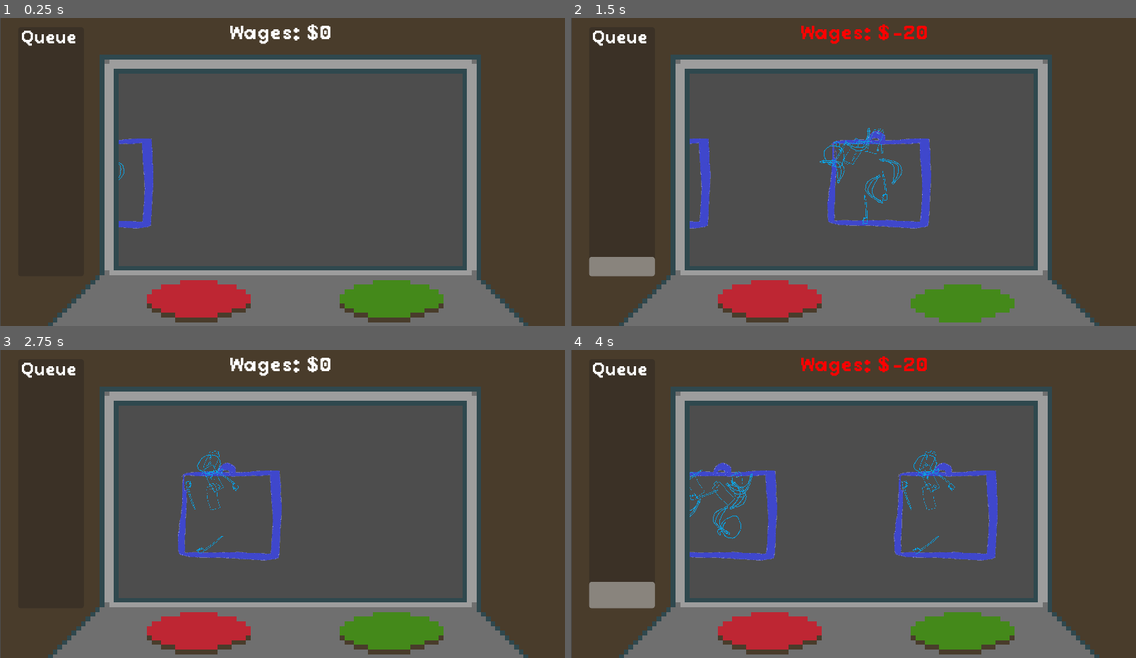
Above: before the commit, frames 1-4 (two rows, left to right).
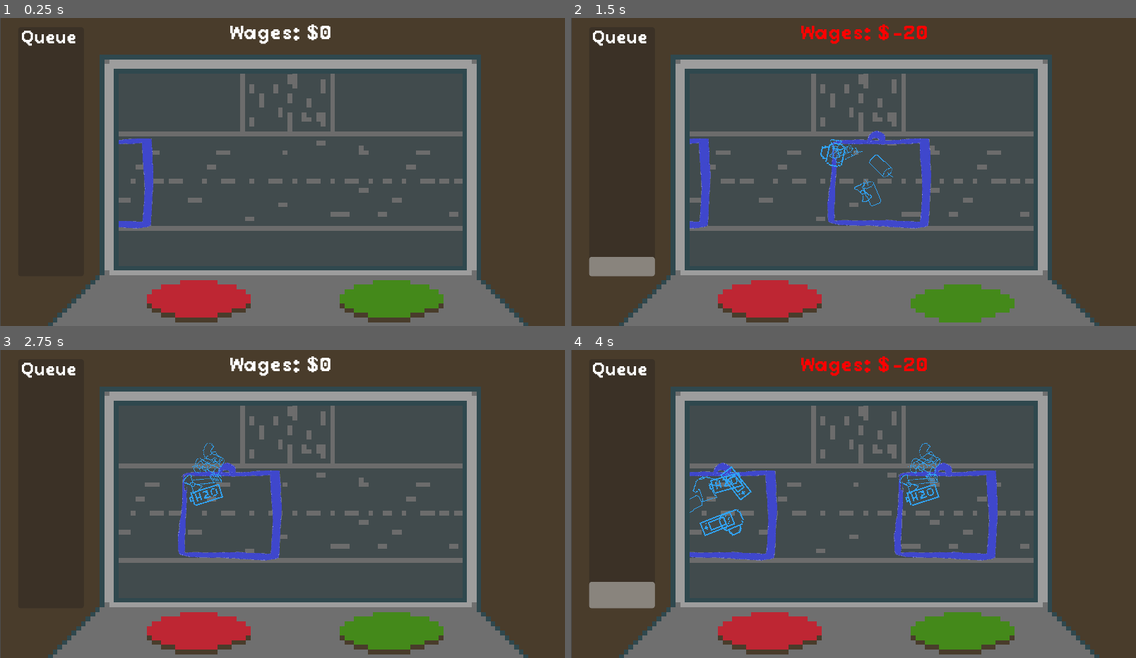
Above: after the commit, the same moments.

Repository: hughoreillyy/game-off-24
Game: Godot game, scene res://Main.tscn
The game is run twice, just before and just after one commit, with the same random seed, the same clock (stepped at 60 frames per second) and the same inputs.
Inputs (mouse positions are in pixels of both pictures, inside the frame that each line leads up to):
- Up to frame 1 (0.25 s): no input
- Up to frame 2 (1.5 s): click (768, 298) at 0.5 s; click (960, 298) at 1.25 s
- Up to frame 3 (2.75 s): click "Restart" at 2 s
- Up to frame 4 (4 s): click (768, 630) at 2.75 s; click (960, 630) at 3.5 s

The runs differ from the first frame. In frame 1, 3.7% of the frame differs, in the area x 21-82%, y 18-70%; in frame 2, 4.0%; in frame 3, 3.9%; in frame 4, 4.4%.

Commit message:
Adding new images

Diff:
--- a/new-game-project/Main.tscn
+++ b/new-game-project/Main.tscn
@@ -1,7 +1,10 @@
-[gd_scene load_steps=15 format=3 uid="uid://oltky5ugu8xo"]
+[gd_scene load_steps=18 format=3 uid="uid://oltky5ugu8xo"]
 
 [ext_resource type="Script" path="res://bag_spawner.gd" id="2_m308h"]
 [ext_resource type="Texture2D" uid="uid://dfxli63meg0sw" path="res://Art/Screen_Anim.png" id="2_omrxl"]
+[ext_resource type="AudioStream" uid="uid://dy1aympf4k8h" path="res://SFX/Console_Guilty.wav" id="3_6adt5"]
+[ext_resource type="AudioStream" uid="uid://c1lmq7wohlr5k" path="res://SFX/Console_Innocent.wav" id="4_lg3v8"]
+[ext_resource type="Texture2D" uid="uid://c232nxst18gpm" path="res://Art/Untitled - 1.png" id="5_b7uc8"]
 
 [sub_resource type="AtlasTexture" id="AtlasTexture_jma4d"]
 atlas = ExtResource("2_omrxl")
@@ -205,6 +208,21 @@
 wait_time = 5.0
 autostart = true
 
+[node name="AudioManager" type="Node2D" parent="."]
+
+[node name="SFX_Guilty" type="AudioStreamPlayer" parent="AudioManager"]
+stream = ExtResource("3_6adt5")
+
+[node name="SFX_Innocent" type="AudioStreamPlayer" parent="AudioManager"]
+stream = ExtResource("4_lg3v8")
+
+[node name="Untitled-1" type="Sprite2D" parent="."]
+modulate = Color(1, 1, 1, 0.392157)
+z_index = -11
+position = Vector2(630, 333)
+scale = Vector2(10.76, 10.76)
+texture = ExtResource("5_b7uc8")
+
 [connection signal="pressed" from="Button_Guilty" to="BagSpawner" method="_on_button_guilty_pressed"]
 [connection signal="pressed" from="Button_Innocent" to="BagSpawner" method="_on_button_innocent_pressed"]
 [connection signal="pressed" from="GameOver/ColorRect/Button" to="BagSpawner" method="_on_button_pressed"]
--- a/new-game-project/bag_spawner.gd
+++ b/new-game-project/bag_spawner.gd
@@ -7,9 +7,8 @@
 @onready var timer: Timer = $"../Queue/ProgressBar/Timer"
 @onready var game_timer: Timer = $"../GameTimer"
 @onready var console: AnimatedSprite2D = $Console
-@onready var sfx_guilty: AudioStreamPlayer = $"../SFX_Guilty"
-@onready var sfx_innocent: AudioStreamPlayer = $"../SFX_Innocent"
-@onready var flash: ColorRect = $Flash
+@onready var sfx_guilty: AudioStreamPlayer = $"../AudioManager/SFX_Guilty"
+@onready var sfx_innocent: AudioStreamPlayer = $"../AudioManager/SFX_Innocent"
 
 @export var increment_value: int = 10
 @export var interpolation_speed: float = 5.0
@@ -63,18 +62,26 @@
 		pay += 10
 		target_value -= 5
 		wage_text.modulate = Color(0, 1, 0)
+		sfx_innocent.play()
+
 	if current_bag.allowed == true and current_bag.contraband_present == true:
 		pay -= 20
 		target_value += 10
 		wage_text.modulate = Color(1, 0, 0)
+		sfx_guilty.play()
+
 	if current_bag.allowed == false and current_bag.contraband_present == true:
 		pay += 30
 		target_value -= 5
 		wage_text.modulate = Color(0, 1, 0)
+		sfx_innocent.play()
+
 	if current_bag.allowed == false and current_bag.contraband_present == false:
 		pay -= 50
 		target_value += 10
 		wage_text.modulate = Color(1, 0, 0)
+		sfx_guilty.play()
+
 
 	wage_text.text = "Wages: $%s" % pay
 
--- a/new-game-project/sprite_2d.gd
+++ b/new-game-project/sprite_2d.gd
@@ -14,13 +14,12 @@
 func _ready() -> void:
 	contraband_present = bool(randf() < 0.4)
 	move()
-	var item_number = randf_range(4, 20)
+	var item_number = randf_range(4, 10)
 	if contraband_present == true:
-		preload_images("res://Greybox/Items/Guilty/", guilty_sprites)
+		preload_images("res://Art/Items_Guilty/", guilty_sprites)
 		print("contraband present")
 
-	preload_images("res://Greybox/Items/Innocent/", innocent_sprites)
-
+	preload_images("res://Art/Items_Innocent/", innocent_sprites)
 	spawn_multiple_items(item_number)
 
 # Image preloading for guilty and innocent items
Binary file added: new-game-project/Art/Conveyer belt.png
Not shown, added: new-game-project/Art/Conveyer belt.png.import
Binary file added: new-game-project/Art/Items_Guilty/knife.png
Not shown, added: new-game-project/Art/Items_Guilty/knife.png.import
Binary file added: new-game-project/Art/Items_Guilty/tnt.png
Not shown, added: new-game-project/Art/Items_Guilty/tnt.png.import
Binary file added: new-game-project/Art/Items_Guilty/toothbrush.png
Not shown, added: new-game-project/Art/Items_Guilty/toothbrush.png.import
Binary file added: new-game-project/Art/Items_Innocent/Gameboy.png
Not shown, added: new-game-project/Art/Items_Innocent/Gameboy.png.import
Binary file added: new-game-project/Art/Items_Innocent/Mug.png
Not shown, added: new-game-project/Art/Items_Innocent/Mug.png.import
(and 14 more such lines)
